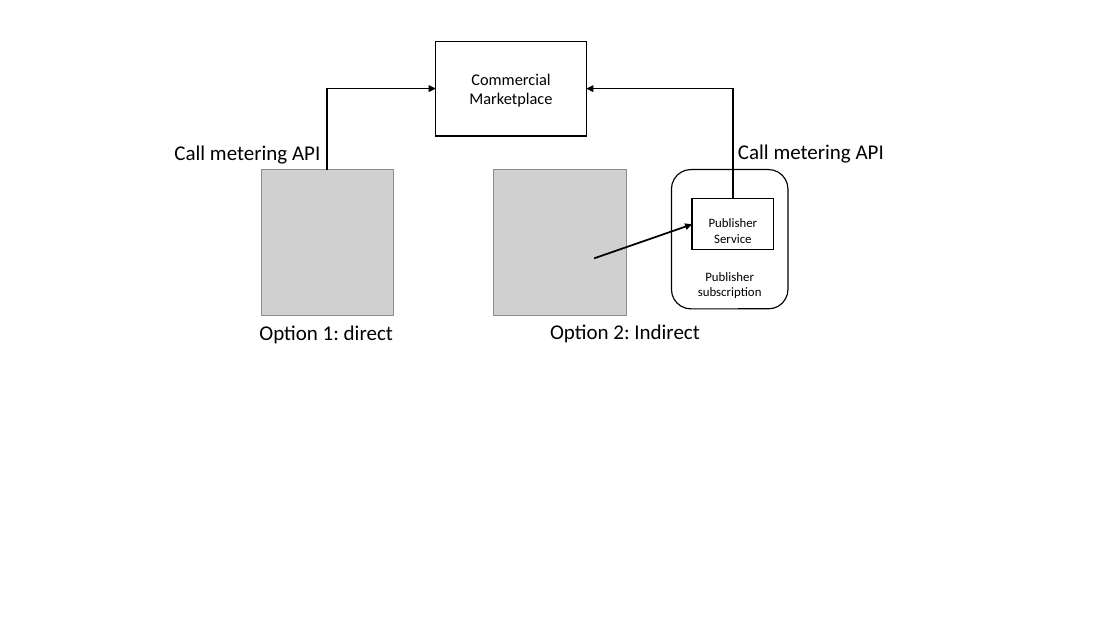
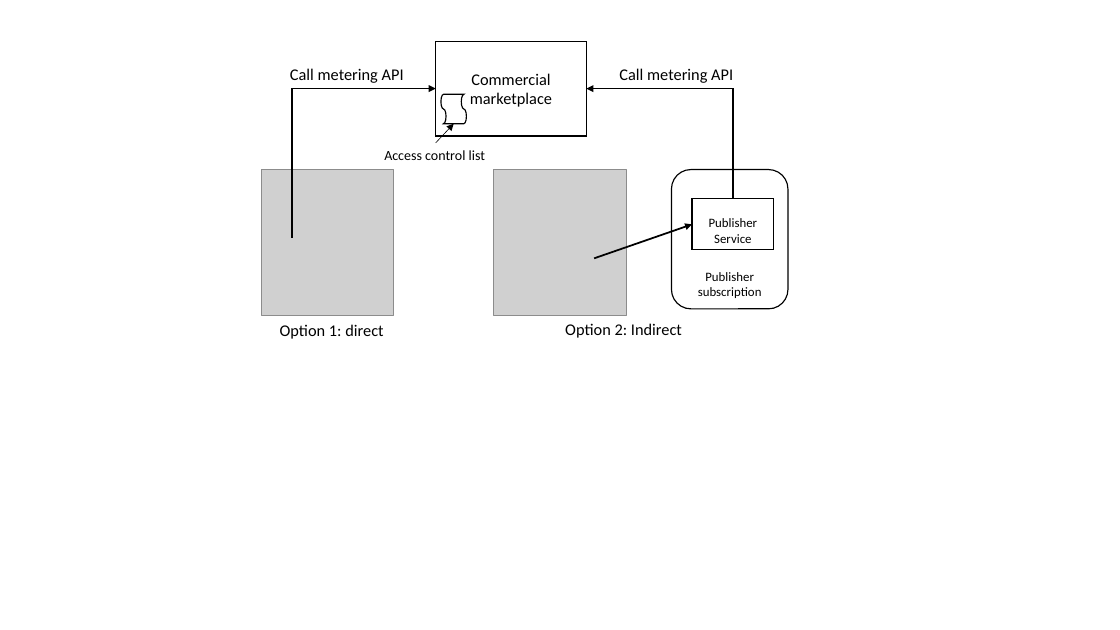
Before and after one commit to microsoft/commercial-marketplace-solutions, a slide deck: slide 3 of media/Diagrams.pptx (slide 2 before the commit). Drawn at 1120x630 pixels with LibreOffice and Linux fonts; fonts in the diff are those of the drawing; grey boxes stand for pictures. Boxes give left, top, right and bottom in pixels: in the first picture for what was removed or moved away, otherwise in the second. Text is boxed around its words. In the diff, an @@ line names an element or a change of style, - is before the commit and + after.

```diff
--- a/media/Diagrams.pptx
+++ b/media/Diagrams.pptx
@@ text "Call metering API": place and size @@
-text "Call metering API" at [174,145,320,164]
+text "Call metering API" at [290,68,404,83]
@@ elbow arrow moved from (328, 170) - (436, 88) to (292, 238) - (436, 88) @@
@@ text in rectangle at [470,73,552,107]: text changed @@
-Commercial Marketplace
+Commercial marketplace
@@ size 18 to 14 pt in 4 elements at [280,324,383,339], [565,323,682,338], [290,68,404,83], [619,68,733,83] @@
@@ text "Call metering API": place and size @@
-text "Call metering API" at [738,144,884,163]
+text "Call metering API" at [619,68,733,83]
@@ flow chart punched tape added at [442,95,467,124], outline #000000 1 pt @@
@@ arrow added from (436, 143) to (454, 124), #000000 0.5 pt @@
@@ text added at [384,150,485,160], 12 pt, text #000000 @@
+Access control list
@@ text "Option 1: direct": place and size @@
-text "Option 1: direct" at [259,325,393,344]
+text "Option 1: direct" at [280,324,383,339]
@@ text "Option 2: Indirect": place and size @@
-text "Option 2: Indirect" at [550,324,699,343]
+text "Option 2: Indirect" at [565,323,682,338]
```
Also in this commit, not shown: 1 slide added, 8 other files.
